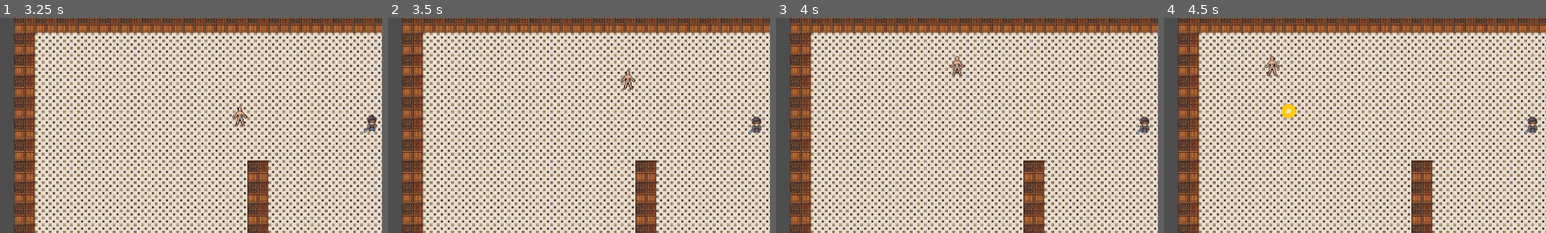
Above: before the commit, frames 1-4 (left to right).
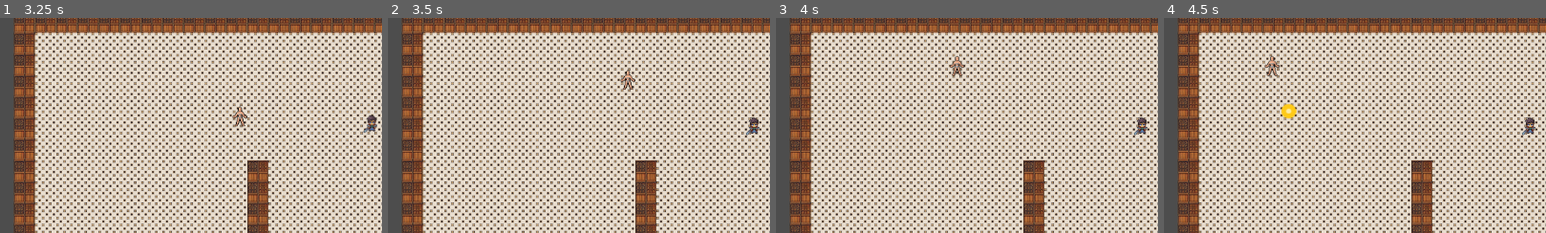
Above: after the commit, the same moments.

Repository: hoiton/gamedev
Game: Godot game, scene res://levels/level.tscn
Same seed, same stepped clock (60 frames per second), same inputs: the game is played once before the commit and once after it. This scene is started directly instead of the project's main scene.
Inputs (mouse positions are % of the whole screen's width and height, from its top left):
- Up to frame 1 (3.25 s): tap Enter at 0.5 s; move the mouse to (72, 45) at 0.52 s; hold D (move_right) 0.53-1.28 s; tap X (lure) at 0.6, 1.35, 2.3, 2.85 s; tap Space at 1.25 s; move the mouse to (30, 55) at 1.27 s; hold S (move_down) 1.28-2.03 s; move the mouse to (60, 28) at 2.02 s; hold D (move_right) 2.03-2.78 s; tap Q (throw) at 2.1 s; move the mouse to (45, 70) at 2.77 s; hold W (move_up) from 2.78 s (still down)
- Up to frame 2 (3.5 s): keep holding W (move_up)
- Up to frame 3 (4 s): tap Enter at 3.5 s; move the mouse to (80, 65) at 3.52 s; release W (move_up) at 3.53 s; hold A (move_left) from 3.53 s (still down); tap X (lure) at 3.6 s
- Up to frame 4 (4.5 s): keep holding A (move_left); tap Space at 4.25 s; move the mouse to (20, 35) at 4.27 s; tap Q (throw) at 4.35 s
The pictures show only the part of the screen within x 4-54%, y 6-56%; the shares and areas given below are measured in that part.

Frame 1 is identical in both runs. In frame 2, 0.2% of the frame differs, in the area x 93-98%, y 45-55%; in frame 3, 0.2%; in frame 4, 0.2%.

Commit message:
Added Pathfinding to Lure

Diff:
--- a/src/levels/level.tscn
+++ b/src/levels/level.tscn
@@ -25,6 +25,11 @@
 physics_layer_0/collision_layer = 1
 sources/3 = SubResource("TileSetAtlasSource_5mrsh")
 
+[sub_resource type="NavigationPolygon" id="NavigationPolygon_5mrsh"]
+vertices = PackedVector2Array(393.42188, 242, 404.42188, 437.89063, 107.078125, 435.09375, 110, 102.78125, 694.03125, 438, 457.53125, 438, 467.52344, 242, 694.96875, 73.03125, 108.53906, 74.96094)
+polygons = Array[PackedInt32Array]([PackedInt32Array(0, 1, 2, 3), PackedInt32Array(4, 5, 6, 7), PackedInt32Array(8, 7, 6, 0, 3)])
+outlines = Array[PackedVector2Array]([PackedVector2Array(98, 65, 100, 103, 97, 445, 415, 448, 404, 252, 457, 252, 447, 448, 704, 448, 705, 63)])
+
 [node name="Level" type="Node2D"]
 
 [node name="Floor" type="TileMapLayer" parent="."]
@@ -42,3 +47,6 @@
 position = Vector2(628, 191)
 
 [node name="Guard" parent="." instance=ExtResource("4_5mrsh")]
+
+[node name="NavigationRegion2D" type="NavigationRegion2D" parent="."]
+navigation_polygon = SubResource("NavigationPolygon_5mrsh")
--- a/src/target/target.gd
+++ b/src/target/target.gd
@@ -5,6 +5,8 @@
 @export var lure_speed := 80.0
 @export var lure_check_interval := 0.25
 @export var lure_accept_distance := 12.0 # distance to "inspect" lure
+
+@onready var _agent: NavigationAgent2D = $NavigationAgent2D
 
 var _alive := true
 var _state : String = "idle"
@@ -16,9 +18,34 @@
 var _previous_state: String = "idle"
 var _inspect_timer := 0.0
 
+
 func _ready() -> void:
+	# Tweak as needed
 	add_to_group("enemy")
-	# existing vision connections if present ...
+
+	_agent.path_desired_distance = 6.0
+	_agent.target_desired_distance = 8.0
+	_agent.avoidance_enabled = false # flip to true if you want local avoidance
+	# Optional: handle dynamic obstacles better
+	_agent.max_speed = max(chase_speed, lure_speed)
+
+# Helper: speed based on state
+func _current_speed() -> float:
+	match _state:
+		"chase": return chase_speed
+		"lured": return lure_speed
+		"patrol": return patrol_speed
+		_: return 0.0
+
+# Helper: compute path-steered velocity toward agent's next corner
+func _steer_along_path(desired_speed: float) -> Vector2:
+	if _agent.is_navigation_finished():
+		return Vector2.ZERO
+	var next_pos := _agent.get_next_path_position()
+	var to_next := next_pos - global_position
+	if to_next.length() < 0.001:
+		return Vector2.ZERO
+	return to_next.normalized() * desired_speed
 
 func _physics_process(delta: float) -> void:
 	if not _alive: return
@@ -32,28 +59,43 @@
 	match _state:
 		"idle":
 			velocity = Vector2.ZERO
+			_agent.set_target_position(global_position) # clear path
+
 		"patrol":
-			# your patrol logic here
-			pass
+			# your patrol logic here; when you pick a patrol waypoint:
+			# _agent.set_target_position(next_waypoint_global_pos)
+			velocity = _steer_along_path(_current_speed())
+
 		"chase":
 			if is_instance_valid(_player):
-				var dir := (_player.global_position - global_position).normalized()
-				velocity = dir * chase_speed
+				# Continuously retarget so the path updates as the player moves
+				_agent.set_target_position(_player.global_position)
+				velocity = _steer_along_path(_current_speed())
+				if _agent.is_target_reached():
+					# optional: close-range direct move or attack
+					var dir := (_player.global_position - global_position).normalized()
+					velocity = dir * chase_speed
 			else:
 				_state = "idle"
+
 		"lured":
-			_process_lured_state(delta)
+			# uses pathfinding; arrival handled in _process_lured_state
+			if is_instance_valid(_current_lure):
+				_agent.set_target_position(_current_lure.get_position())
+				velocity = _steer_along_path(_current_speed())
+			else:
+				_state = _previous_state
+
 		"search":
 			velocity = Vector2.ZERO
+			_agent.set_target_position(global_position)
 
 	move_and_slide()
 
+# --- unchanged scan, with lured behaviour now path-driven ---
 func _scan_for_lures() -> void:
-	# If already lured by something valid, keep it
 	if is_instance_valid(_current_lure):
 		return
-
-	# find nearest lure in group "lure" or by checking nodes in tree
 	var best_lure : Lure = null
 	var best_score := -INF
 	for lure in get_tree().get_nodes_in_group("lure"):
@@ -61,47 +103,31 @@
 			continue
 		var dist = global_position.distance_to(lure.global_position)
 		if dist <= lure.get_attract_radius():
-			# scoring: prefer higher priority and closer
 			var score = float(lure.get_priority()) - dist * 0.01
 			if score > best_score:
 				best_score = score
 				best_lure = lure
-
-	# if we found a lure, attract
 	if best_lure:
 		_current_lure = best_lure
 		_previous_state = _state
 		_state = "lured"
 		_inspect_timer = 0.0
-		# optional: play interest animation/sound
 
 func _process_lured_state(delta: float) -> void:
 	if not is_instance_valid(_current_lure):
-		# lure gone — return to previous behavior
 		_current_lure = null
 		_state = _previous_state
 		return
 
-	var target_pos = _current_lure.get_position()
-	var dir = (target_pos - global_position)
-	var dist = dir.length()
-	if dist > 0.0:
-		velocity = dir.normalized() * lure_speed
-	else:
-		velocity = Vector2.ZERO
-
-	# arrived?
-	if dist <= lure_accept_distance:
-		# "inspect" the lure for some seconds, then consume it (or ignore)
+	# Arrival check uses nav target distance
+	if _agent.is_target_reached() or global_position.distance_to(_current_lure.get_position()) <= lure_accept_distance:
 		_inspect_timer += delta
 		velocity = Vector2.ZERO
 		if _inspect_timer >= _current_lure.inspect_time:
-			# consume / remove lure (optional chance)
 			if is_instance_valid(_current_lure):
 				_current_lure.queue_free()
 			_current_lure = null
 			_state = _previous_state
-			# optional: reward or animation
 
 func die() -> void:
 	if not _alive:
--- a/src/target/target.tscn
+++ b/src/target/target.tscn
@@ -85,3 +85,5 @@
 [node name="CollisionShape2D" type="CollisionShape2D" parent="."]
 position = Vector2(-0.5, 7.5)
 shape = SubResource("RectangleShape2D_kswpl")
+
+[node name="NavigationAgent2D" type="NavigationAgent2D" parent="."]
Not shown: 1 places in src/levels/level.tscn that only renumber resources
